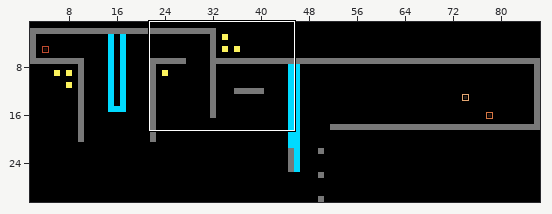
LDtk project, stored at assets/levels.ldtk. The first picture is a wide view before the edit; the outline marks the close-up.
Close-up. First the earlier version:
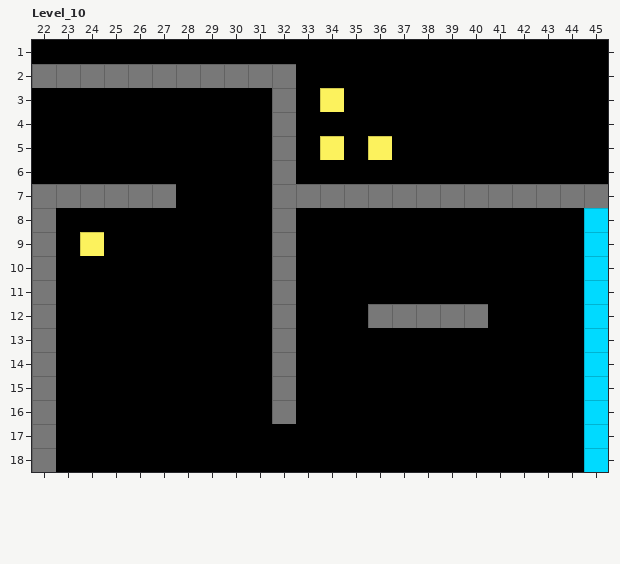
Cells are 16x16 px. Shown: Level_10 x 22..45, y 1..18. The commit also changed other parts of the map, which this record leaves out.
Now the later version:
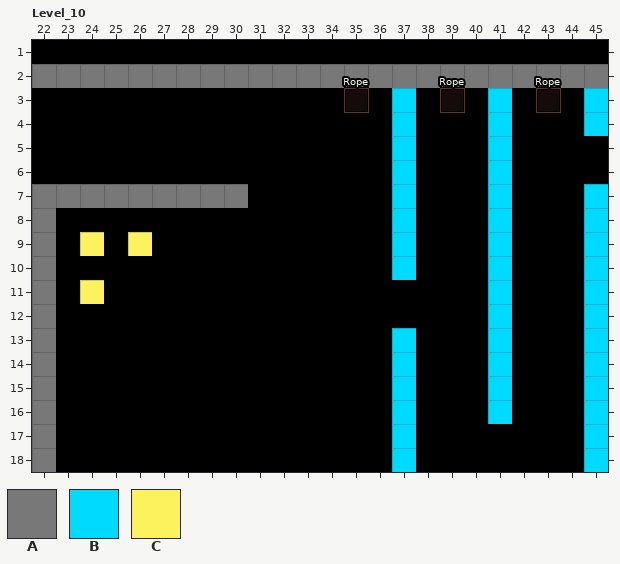
Key: from "IntGrid": A 1, B 2, C 4.
_ is an empty cell.
Objects are placed by their top-left corner, in cells (3,4 is the top-left corner of cell 3,4); size is 1x1 cell unless given.
Edits made:
Layer "IntGrid":
y 2: x 33..45 _____________ -> AAAAAAAAAAAAA
y 3: x 32 A -> _; x 34 C -> _; x 37 _ -> B; x 41 _ -> B; x 45 _ -> B
y 4: x 32 A -> _; x 37 _ -> B; x 41 _ -> B; x 45 _ -> B
y 5: x 32 A -> _; x 34 C -> _; x 36..37 C_ -> _B; x 41 _ -> B
y 6: x 32 A -> _; x 37 _ -> B; x 41 _ -> B
y 7: x 28..30 ___ -> AAA; x 32..45 AAAAAAAAAAAAAA -> _____B___B___B
y 8: x 32 A -> _; x 37 _ -> B; x 41 _ -> B
y 9: x 26 _ -> C; x 32 A -> _; x 37 _ -> B; x 41 _ -> B
y 10: x 32 A -> _; x 37 _ -> B; x 41 _ -> B
y 11: x 24 _ -> C; x 32 A -> _; x 41 _ -> B
y 12: x 32 A -> _; x 36..41 AAAAA_ -> _____B
y 13..16: x 32 A -> _; x 37 _ -> B; x 41 _ -> B
y 17..18: x 37 _ -> B
Layer "Entities":
added: "Rope" rectangle at 35,3
added: "Rope" rectangle at 43,3
added: "Rope" rectangle at 39,3
